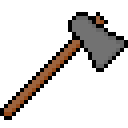
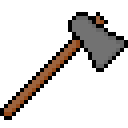
Revision of a layered (128, 128) image; what changed, layer by layer:
painted on "shadows" (2nd of 2, in "handle") over [76, 40, 80, 44]
